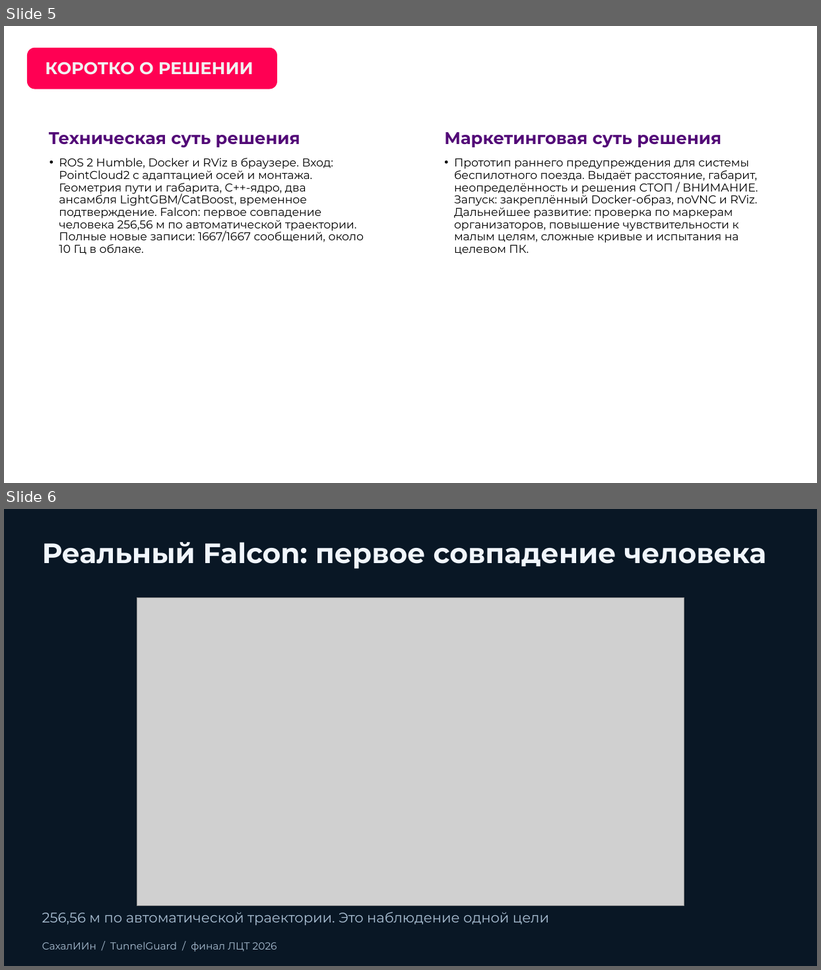
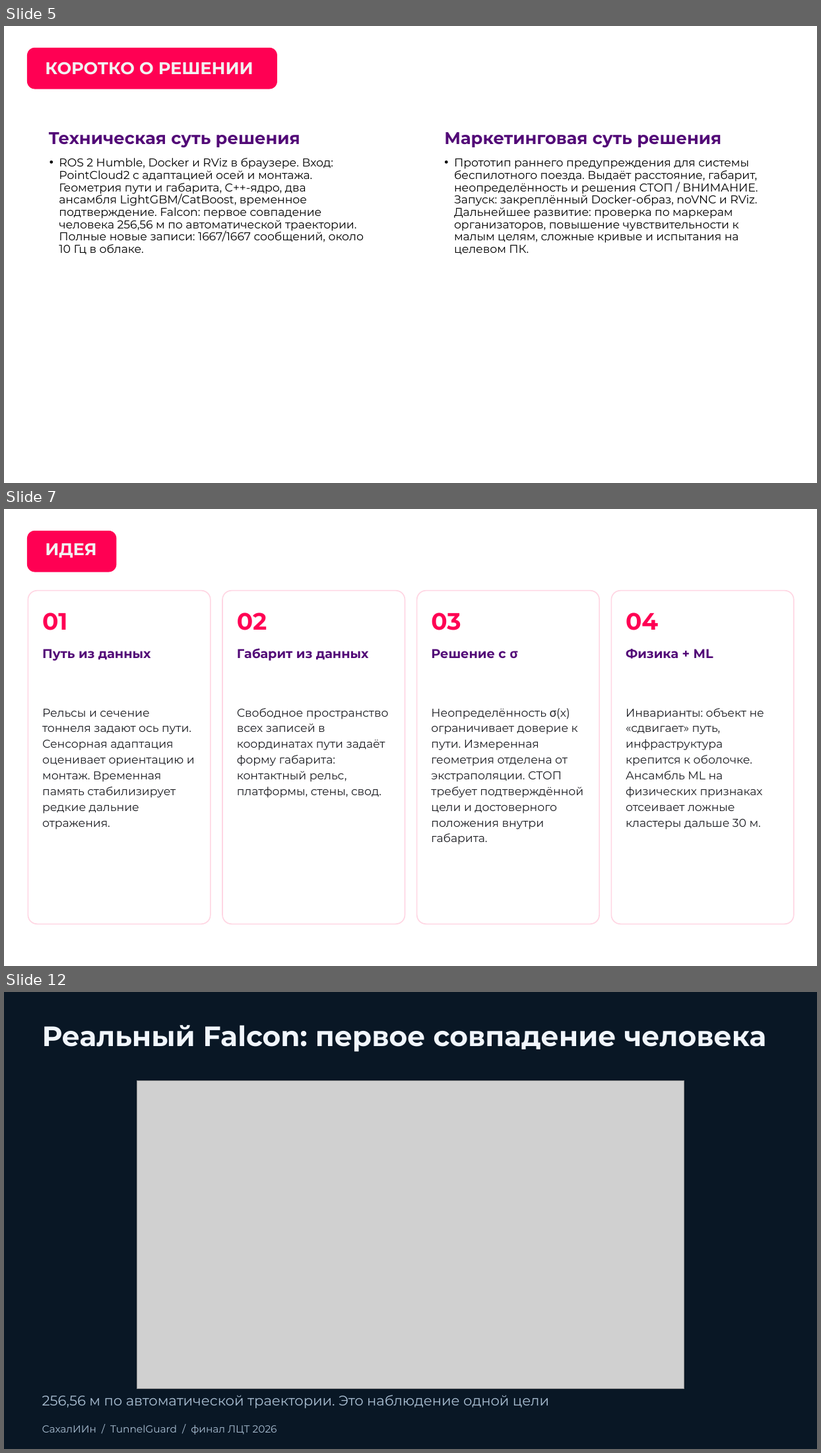
Before and after one commit to EhimenNathan/tunnelguard-lct2026, a slide deck: presentation/finals/СахалИИн_TunnelGuard_ЛЦТ2026_Финал_20261020_Подача.pptx. Shown one above the other, each under a label of ours: slides 5 and 6 before the commit, slides 5, 7 and 12 after it; the slides between them are not shown. The pictures are 821x970 and 821x1453 pixels, drawn with LibreOffice and Linux fonts; fonts in the diff are those of the drawing; grey boxes stand for pictures; background and template pictures are left out. Boxes give left, top, right and bottom in pixels: in the first picture for what was removed or moved away, otherwise in the second. Text is boxed around its words. In the diff, an @@ line names an element or a change of style, - is before the commit and + after.

```diff
--- a/presentation/finals/СахалИИн_TunnelGuard_ЛЦТ2026_Финал_20261020_Подача.pptx
+++ b/presentation/finals/СахалИИн_TunnelGuard_ЛЦТ2026_Финал_20261020_Подача.pptx
@@ slide 7 added at (4,509,817,966), background picture (left out) @@
@@ rounded rectangle added at (27,530,117,572), fill #FF0053 @@
@@ title added at (45,543,96,558), 20 pt, text #F2F2F2, bold @@
+ИДЕЯ
@@ rounded rectangle added at (28,591,210,924), fill #FFFFFF, outline #FFD6E3 1.25 pt @@
@@ rounded rectangle added at (222,591,405,924), fill #FFFFFF, outline #FFD6E3 1.25 pt @@
@@ rounded rectangle added at (417,591,599,924), fill #FFFFFF, outline #FFD6E3 1.25 pt @@
@@ rounded rectangle added at (612,591,794,924), fill #FFFFFF, outline #FFD6E3 1.25 pt @@
@@ text added at (42,613,67,630), 28 pt, text #FF0053, bold @@
+01
@@ text added at (237,613,267,630), 28 pt, text #FF0053, bold @@
+02
@@ text added at (431,613,461,630), 28 pt, text #FF0053, bold @@
+03
@@ text added at (626,613,658,630), 28 pt, text #FF0053, bold @@
+04
@@ text added at (42,649,151,661), 15 pt, text #520977, bold @@
+Путь из данных
@@ text added at (237,648,369,661), 15 pt, text #520977, bold @@
+Габарит из данных
@@ text added at (431,649,518,658), 15 pt, text #520977, bold @@
+Решение с σ
@@ text added at (626,649,714,659), 15 pt, text #520977, bold @@
+Физика + ML
@@ text added at (42,709,195,830), 13.5 pt, text #1C1D22 @@
+Рельсы и сечение тоннеля задают ось пути. Сенсорная адаптация оценивает ориентацию и монтаж. Временная память стабилизирует редкие дальние отражения.
@@ text added at (237,708,389,798), 13.5 pt, text #1C1D22 @@
+Свободное пространство всех записей в координатах пути задаёт форму габарита: контактный рельс, платформы, стены, свод.
@@ text added at (431,708,583,845), 13.5 pt, text #1C1D22 @@
+Неопределённость σ(x) ограничивает доверие к пути. Измеренная геометрия отделена от экстраполяции. СТОП требует подтверждённой цели и достоверного положения внутри габарита.
@@ text added at (626,708,764,830), 13.5 pt, text #1C1D22 @@
+Инварианты: объект не «сдвигает» путь, инфраструктура крепится к оболочке. Ансамбль ML на физических признаках отсеивает ложные кластеры дальше 30 м.
@@ page number added at (765,933,803,957), 12 pt, text #FFFFFF @@
+7
@@ what was slide 6 is now slide 12 @@
```
Also in this commit, not shown: 5 other slides added, 1 slide removed, 13 other files.
